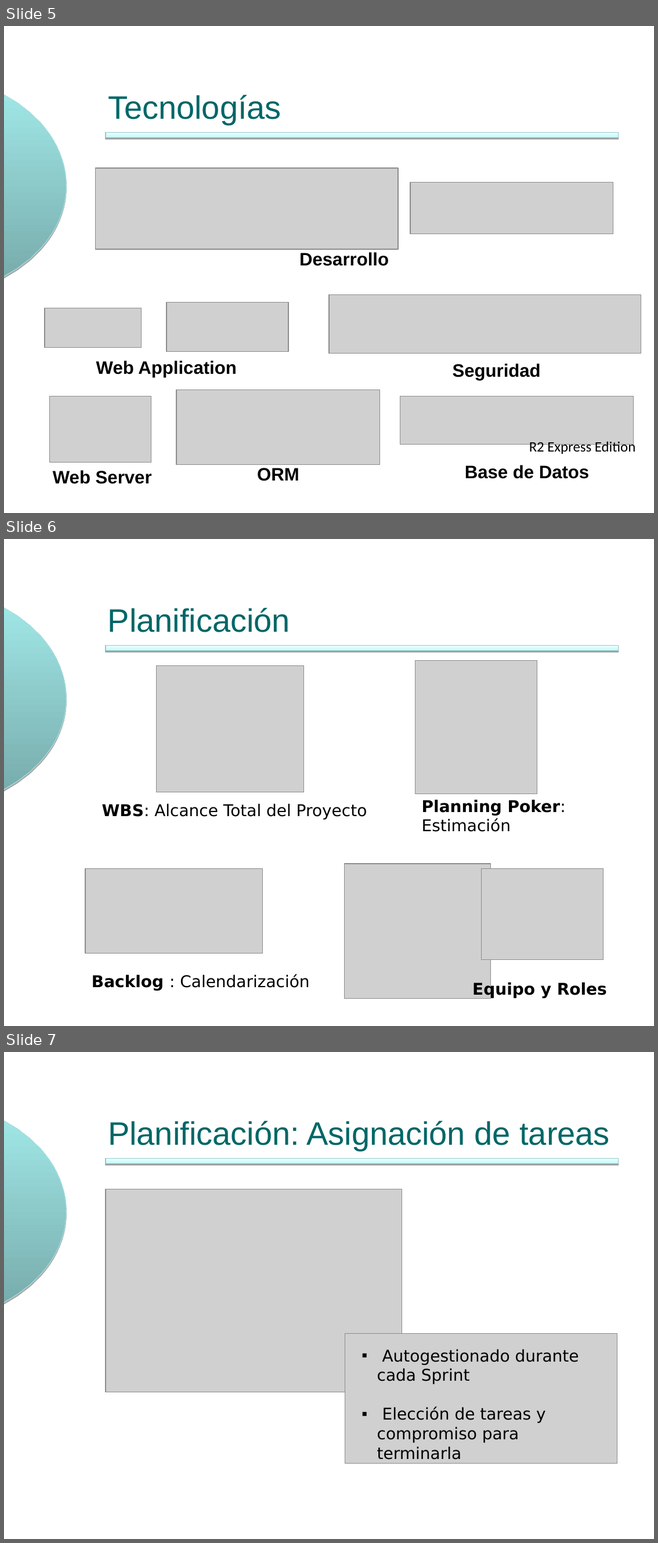
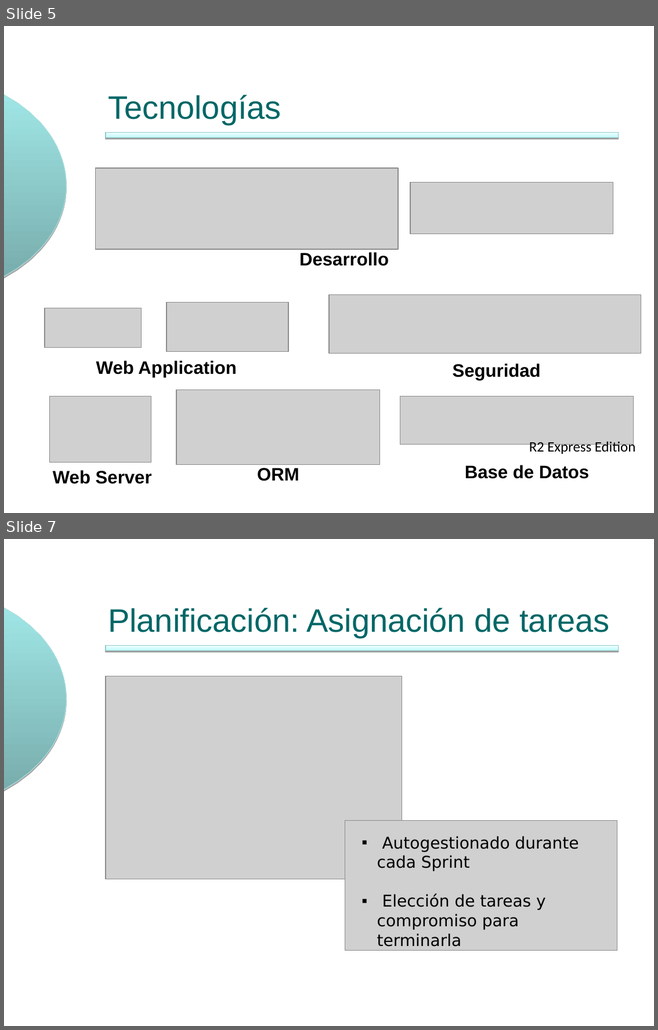
Before and after one commit to ingevy/taller-desarrollo-proyectos-ii-2do-2010, a slide deck: doc/presentaciones/Presentación inicial v2.ppt. Shown one above the other, each under a label of ours: slides 5, 6 and 7 before the commit, slides 5 and 7 after it; the slides between them are not shown. The pictures are 658x1543 and 658x1030 pixels, drawn with LibreOffice and Linux fonts; fonts in the diff are those of the drawing; grey boxes stand for pictures; background and template pictures are left out. Boxes give left, top, right and bottom in pixels: in the first picture for what was removed or moved away, otherwise in the second. Text is boxed around its words. In the diff, an @@ line names an element or a change of style, - is before the commit and + after.

```diff
--- a/doc/presentaciones/Presentación inicial v2.ppt
+++ b/doc/presentaciones/Presentación inicial v2.ppt
@@ slide 6 removed at <box>4,539,654,1026</box>, background #FFFFFF; not listed: 2 template elements that a slide beside it also shows @@
@@ title removed at <box>108,607,290,632</box> @@
-Planificación
@@ picture removed at <box>415,660,538,794</box> @@
@@ picture removed at <box>156,665,303,792</box> @@
@@ text removed at <box>422,799,565,832</box> @@
-Planning Poker: Estimación
@@ text removed at <box>102,803,367,820</box> @@
-WBS: Alcance Total del Proyecto
@@ picture removed at <box>85,869,263,954</box> @@
@@ picture removed at <box>344,864,490,998</box> @@
@@ picture removed at <box>481,869,603,960</box> @@
@@ text removed at <box>92,975,309,991</box> @@
-Backlog : Calendarización
@@ text removed at <box>472,982,607,998</box> @@
-Equipo y Roles
```
Also in this commit, not shown: 1 slide changed, 1 slide added, 1 other file.
